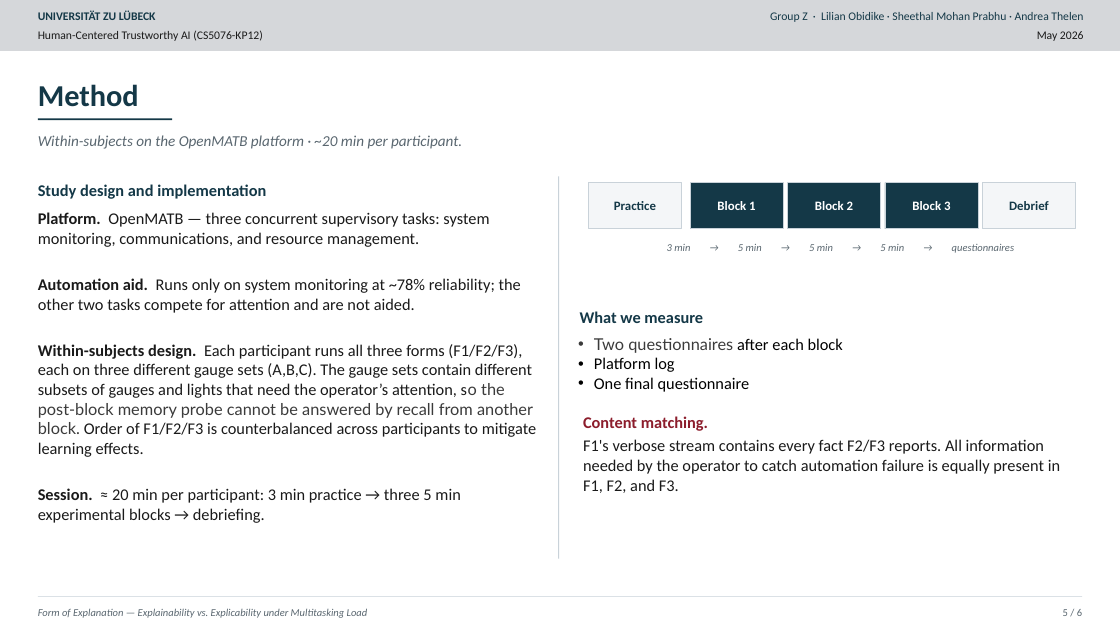
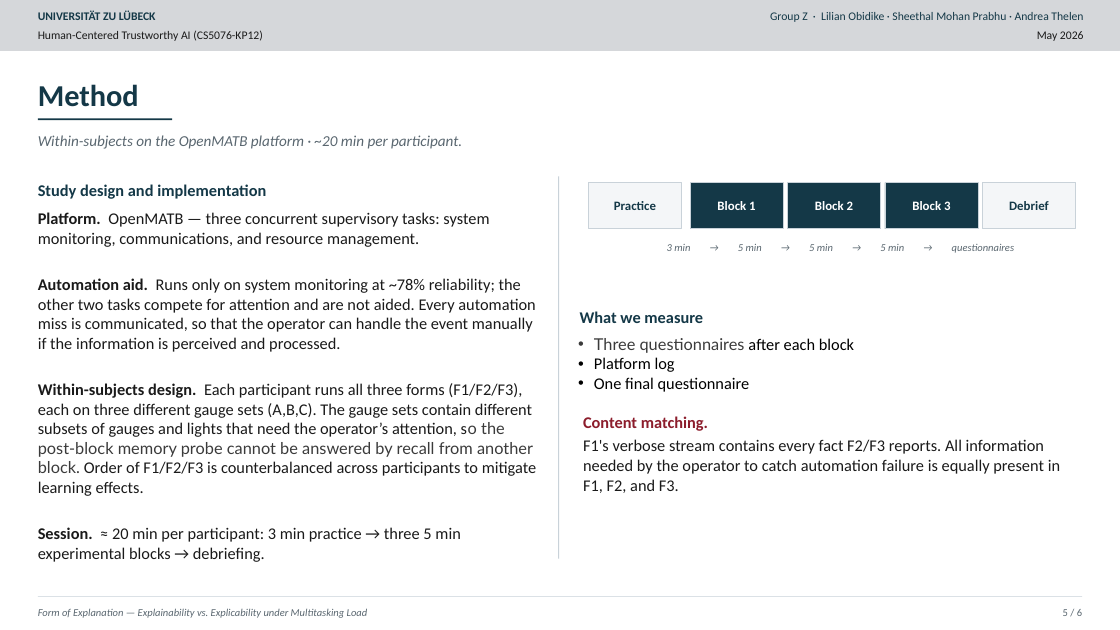
Before and after one commit to AndreaThelen/HumanCenteredAI, a slide deck: slide 5 of Documents/Study.pptx. Drawn at 1120x630 pixels with LibreOffice and Linux fonts; fonts in the diff are those of the drawing. Boxes give left, top, right and bottom in pixels: in the first picture for what was removed or moved away, otherwise in the second. Text is boxed around its words. In the diff, an @@ line names an element or a change of style, - is before the commit and + after.

```diff
--- a/Documents/Study.pptx
+++ b/Documents/Study.pptx
@@ text at [38,278,535,352]: text changed @@
-Automation aid. Runs only on system monitoring at ~78% reliability; the other two tasks compete for attention and are not aided.
+Automation aid. Runs only on system monitoring at ~78% reliability; the other two tasks compete for attention and are not aided. Every automation miss is communicated, so that the operator can handle the event manually if the information is perceived and processed.
@@ text at [594,338,854,353]: text changed @@
-• Two questionnaires after each block
+• Three questionnaires after each block
```
Also in this commit, not shown: 5 other slides changed, 1 other file.
